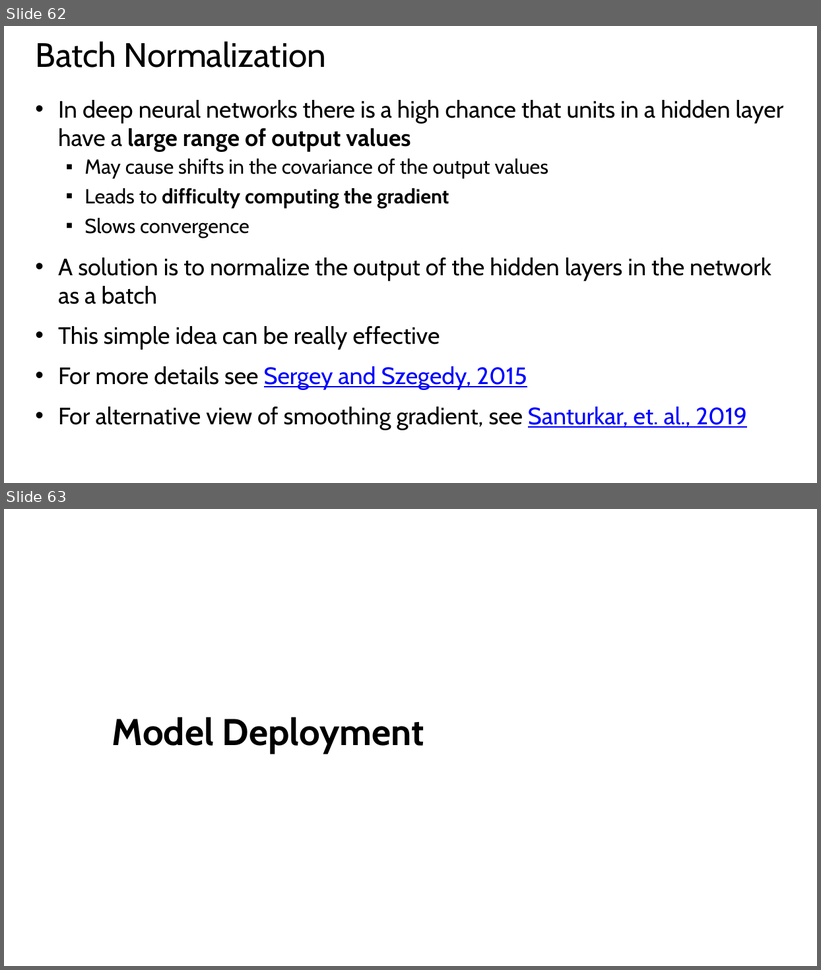
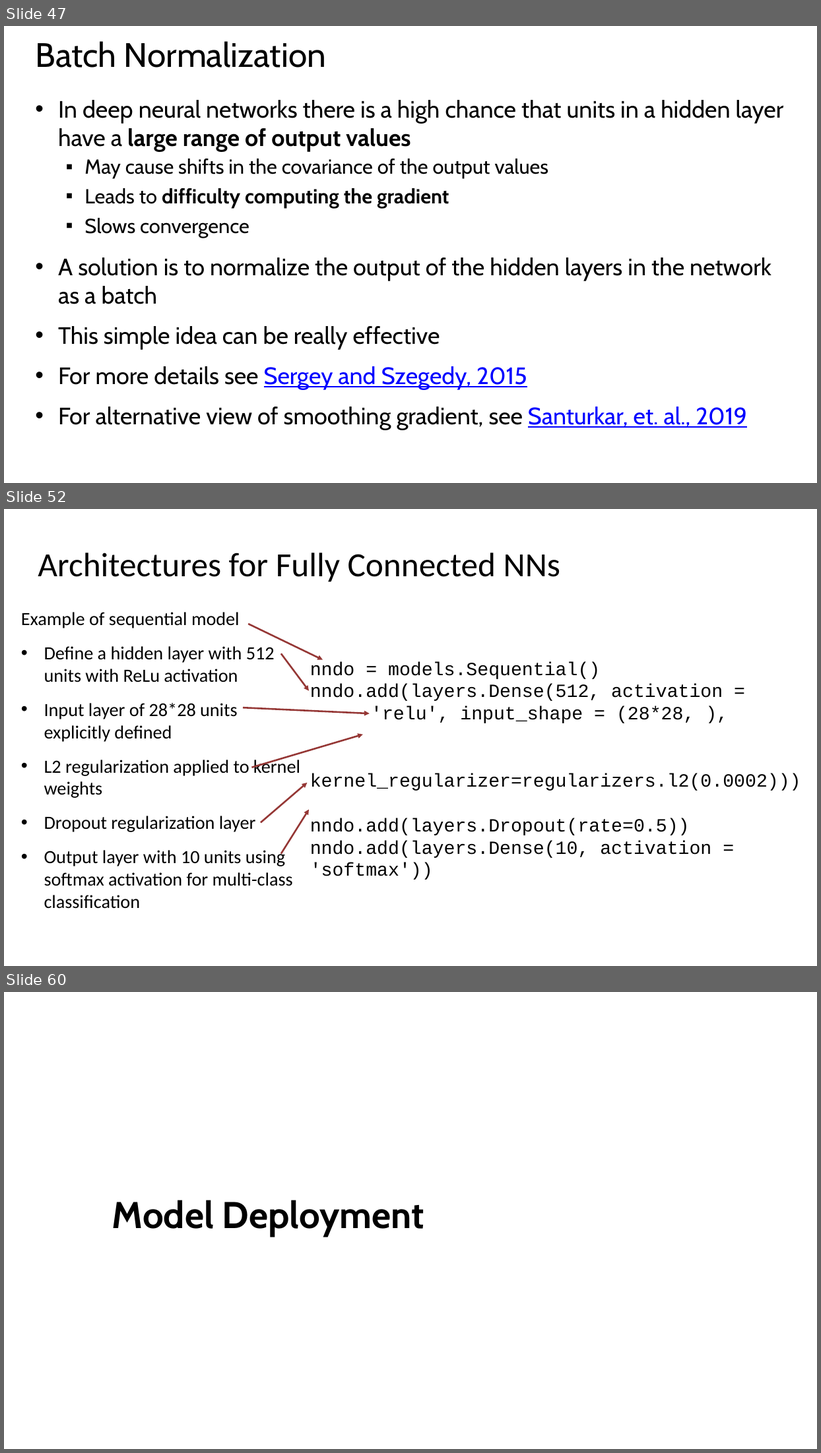
Before and after one commit to StephenElston/CSCI-E25, a slide deck: Slides/5_BuildingBlocksOfDeepLearning.pptx. Shown one above the other, each under a label of ours: slides 62 and 63 before the commit, slides 47, 52 and 60 after it; the slides between them are not shown. The pictures are 821x970 and 821x1453 pixels, drawn with LibreOffice and Linux fonts; fonts in the diff are those of the drawing. Boxes give left, top, right and bottom in pixels: in the first picture for what was removed or moved away, otherwise in the second. Text is boxed around its words. In the diff, an @@ line names an element or a change of style, - is before the commit and + after.

Commit message:
Added slides on NN architecture and learning

```diff
--- a/Slides/5_BuildingBlocksOfDeepLearning.pptx
+++ b/Slides/5_BuildingBlocksOfDeepLearning.pptx
@@ slide 52 added at box(4, 509, 817, 966), background #FFFFFF @@
@@ title added at box(38, 553, 560, 582), 40 pt, text #000000 @@
+Architectures for Fully Connected NNs
@@ text added at box(21, 612, 300, 909), 22 pt, text #000000 @@
+Example of sequential model
+• Define a hidden layer with 512 units with ReLu activation
+• Input layer of 28*28 units explicitly defined
+• L2 regularization applied to kernel weights
+• Dropout regularization layer
+• Output layer with 10 units using softmax activation for multi-class classification
@@ arrow added from (249, 624) to (323, 659), #953735 2 pt @@
@@ arrow added from (281, 654) to (309, 691), #953735 2 pt @@
@@ text added at box(310, 662, 801, 880), 22 pt, text #000000 @@
+nndo = models.Sequential()
+nndo.add(layers.Dense(512, activation =
+'relu', input_shape = (28*28, ),
+kernel_regularizer=regularizers.l2(0.0002)))
+nndo.add(layers.Dropout(rate=0.5))
+nndo.add(layers.Dense(10, activation = 'softmax'))
@@ arrow added from (243, 708) to (370, 714), #953735 2 pt @@
@@ arrow added from (252, 768) to (363, 735), #953735 2 pt @@
@@ arrow added from (261, 823) to (307, 783), #953735 2 pt @@
@@ arrow added from (281, 854) to (309, 810), #953735 2 pt @@
@@ what was slide 62 is now slide 47 @@
@@ what was slide 63 is now slide 60 @@
```
Also in this commit, not shown: 2 slides changed, 11 other slides added.
